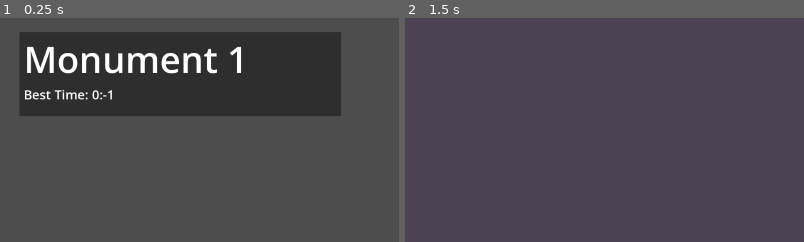
Above: before the commit, frames 1-2 (left to right).
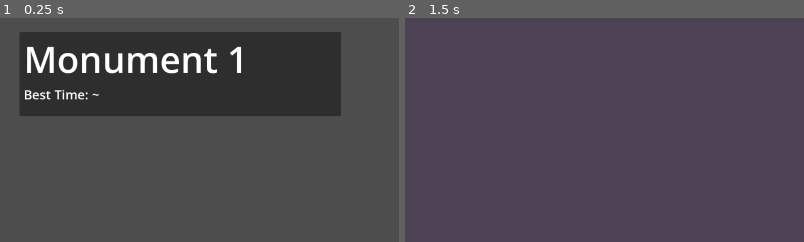
Above: after the commit, the same moments.

Repository: Nigel-Karunaratne/3DPlatformer_Godot4
Game: Godot game, scene res://level_scenes/level_select.tscn
Two runs of this game, one before a commit and one after it. Both use one fixed random seed, a clock stepped at 60 frames per second and the inputs below. The project has no main scene, so this scene is started directly.
Inputs (mouse positions are % of the whole screen's width and height, from its top left):
- Up to frame 1 (0.25 s): no input
- Up to frame 2 (1.5 s): click (50, 87) at 0.5 s; tap Enter at 1.25 s; move the mouse to (72, 45) at 1.27 s; hold D (move_right) from 1.28 s (still down); tap R at 1.35 s
The pictures show only the part of the screen within x 0-50%, y 0-50%; the shares and areas given below are measured in that part.

The runs differ from the first frame. In frame 1, 0.1% of the frame differs, in the area x 23-29%, y 32-37%; in frame 2, nothing differs.

Commit message:
Add case where player has not played level yet

Diff:
--- a/scripts/level_select_button.gd
+++ b/scripts/level_select_button.gd
@@ -13,7 +13,11 @@
 	level = n_level
 	var data = GameDataManager.get_level_info(level)
 	lname = str(data['name'])
-	time = data['time_str']
+	# if player has not played level, time should reflect that instead of displaying -1
+	if data['time'] < 0:
+		time = "~"
+	else:
+		time = data['time_str']
 	collected = str(data['collectable'])
 
 func _on_focus_entered():
